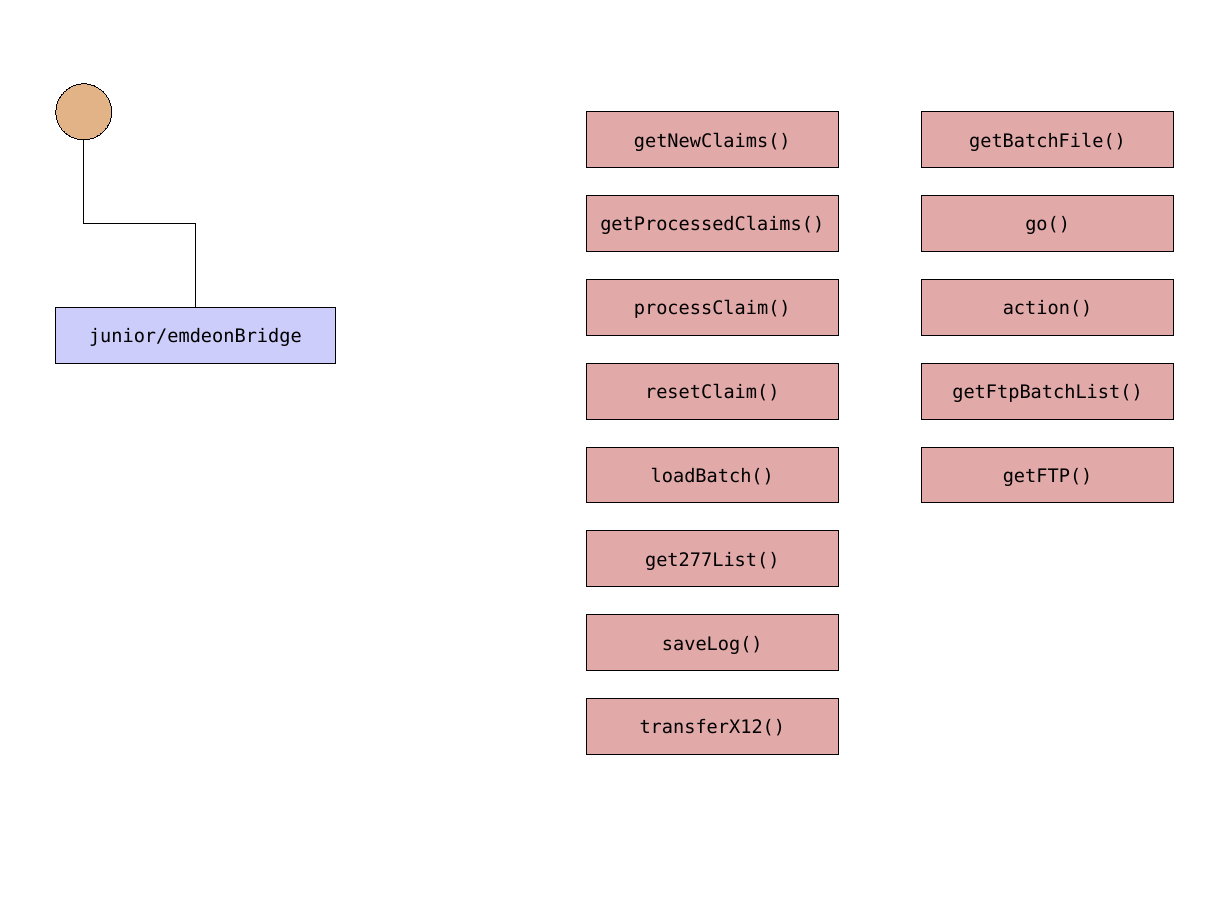
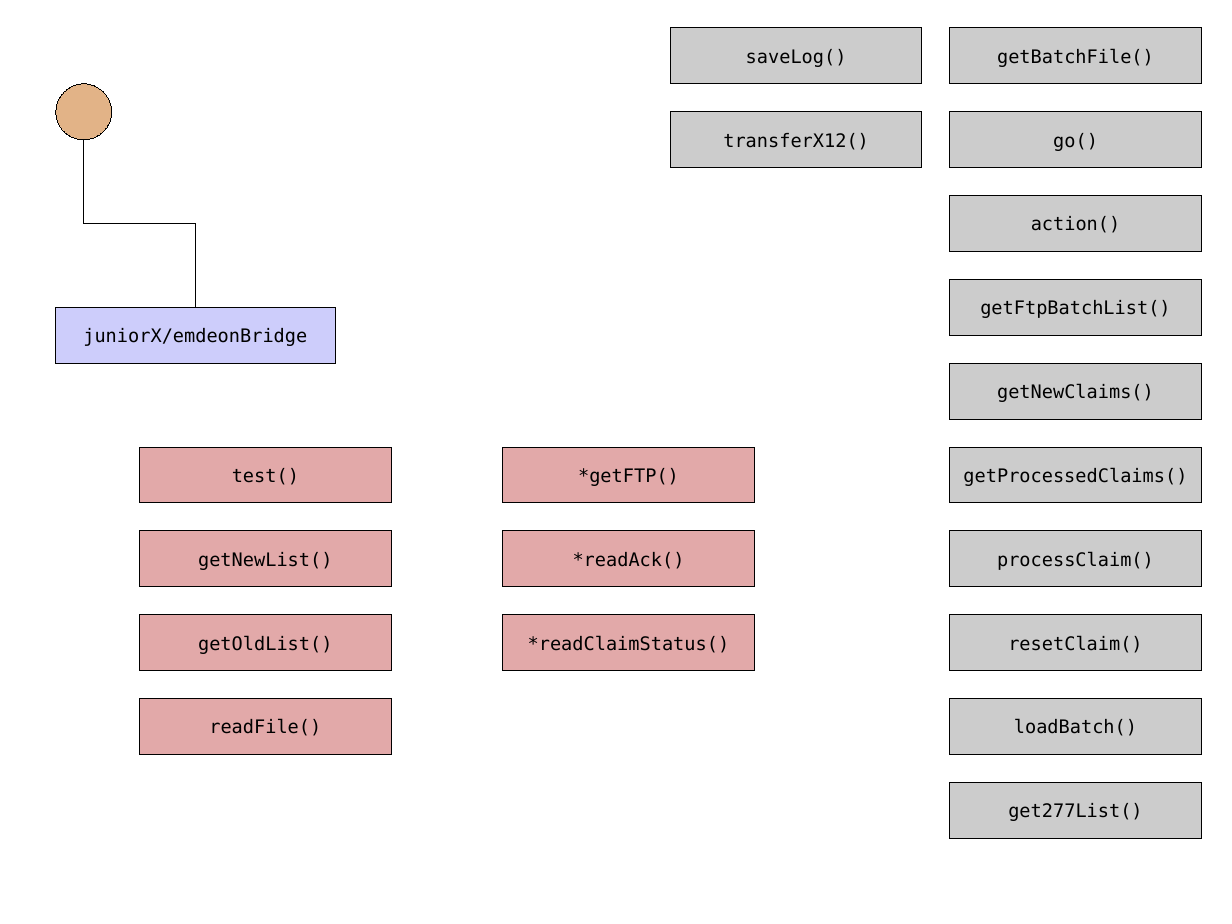
Before and after one commit to JamesLeB/Stout, a slide deck: slide 7 of Documents/junior.odp. Drawn at 1232x924 pixels with LibreOffice and Linux fonts; fonts in the diff are those of the drawing. Boxes give left, top, right and bottom in pixels: in the first picture for what was removed or moved away, otherwise in the second. Text is boxed around its words. In the diff, an @@ line names an element or a change of style, - is before the commit and + after.

Commit message:
update doc

```diff
--- a/Documents/junior.odp
+++ b/Documents/junior.odp
@@ rectangle "saveLog()" moved from (x1=587, y1=615, x2=838, y2=671) to (x1=671, y1=28, x2=922, y2=84) @@
@@ fill #E2A9A9 to #CCCCCC in 12 elements at (x1=950, y1=28, x2=1202, y2=84), (x1=950, y1=112, x2=1202, y2=168), (x1=950, y1=196, x2=1202, y2=252), (x1=950, y1=279, x2=1202, y2=335), (x1=950, y1=363, x2=1202, y2=419), (x1=950, y1=447, x2=1202, y2=503), (x1=950, y1=531, x2=1202, y2=587), (x1=950, y1=615, x2=1202, y2=671), (x1=950, y1=699, x2=1202, y2=755), (x1=950, y1=783, x2=1202, y2=838), (x1=671, y1=28, x2=922, y2=84), (x1=671, y1=112, x2=922, y2=168) @@
@@ rectangle "transferX12()" moved from (x1=587, y1=699, x2=838, y2=755) to (x1=671, y1=112, x2=922, y2=168) @@
@@ 4 rectangles moved together from (x1=922, y1=112, x2=1174, y2=419) to (x1=950, y1=28, x2=1202, y2=335) @@
@@ text in rectangle at (x1=83, y1=328, x2=307, y2=346): text changed @@
-junior/emdeonBridge
+juniorX/emdeonBridge
@@ rectangle added at (x1=140, y1=447, x2=391, y2=503), fill #E2A9A9, outline #000000 0 pt, 12 pt, text #000000 @@
+test()
@@ rectangle "*getFTP()" moved from (x1=922, y1=447, x2=1174, y2=503) to (x1=503, y1=447, x2=755, y2=503) @@
@@ text in rectangle at (x1=578, y1=468, x2=679, y2=486): text changed @@
-getFTP()
+*getFTP()
@@ rectangle added at (x1=140, y1=531, x2=391, y2=587), fill #E2A9A9, outline #000000 0 pt, 12 pt, text #000000 @@
+getNewList()
@@ rectangle added at (x1=503, y1=531, x2=755, y2=587), fill #E2A9A9, outline #000000 0 pt, 12 pt, text #000000 @@
+*readAck()
@@ rectangle added at (x1=140, y1=615, x2=391, y2=671), fill #E2A9A9, outline #000000 0 pt, 12 pt, text #000000 @@
+getOldList()
@@ rectangle added at (x1=503, y1=615, x2=755, y2=671), fill #E2A9A9, outline #000000 0 pt, 12 pt, text #000000 @@
+*readClaimStatus()
@@ rectangle added at (x1=140, y1=699, x2=391, y2=755), fill #E2A9A9, outline #000000 0 pt, 12 pt, text #000000 @@
+readFile()
@@ 6 rectangles moved together from (x1=587, y1=112, x2=838, y2=587) to (x1=950, y1=363, x2=1202, y2=838) @@
```
Also in this commit, not shown: 2 other slides changed, 1 slide added.
